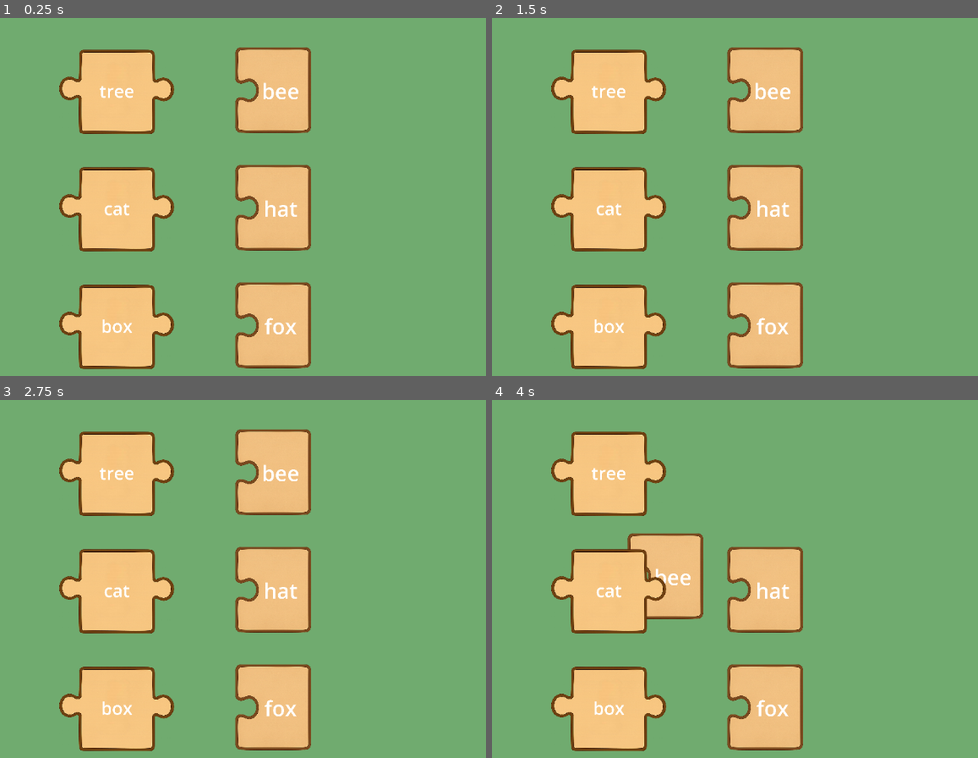
Above: before the commit, frames 1-4 (two rows, left to right).
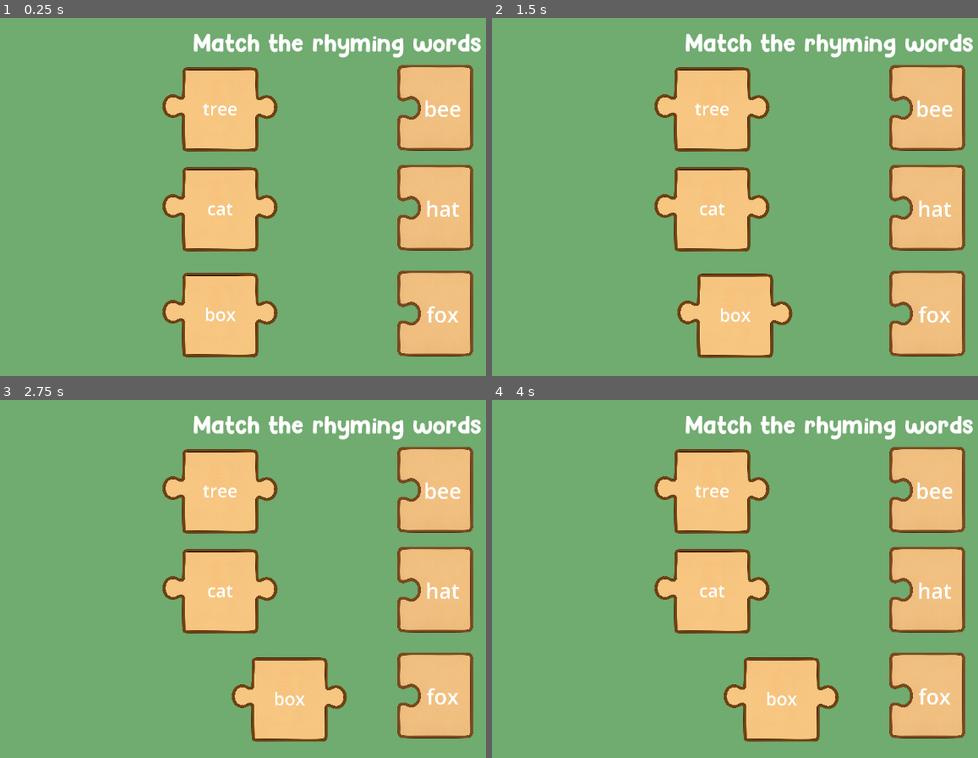
Above: after the commit, the same moments.

Repository: yvenspinto13/detective_q
Game: Godot game, scene res://scenes/RhymePuzzleScene.tscn
The game is run twice, just before and just after one commit, with the same random seed, the same clock (stepped at 60 frames per second) and the same inputs. This scene is started directly instead of the project's main scene.
Inputs (mouse positions are in pixels of both pictures, inside the frame that each line leads up to):
- Up to frame 1 (0.25 s): no input
- Up to frame 2 (1.5 s): tap Enter at 0.5 s; drag from (550, 282) to (895, 125) at 0.52 s; tap Space at 1.25 s; drag from (725, 282) to (798, 282) at 1.27 s
- Up to frame 3 (2.75 s): tap Enter at 2 s; move the mouse to (58, 428) at 2.02 s; hold Right (ui_right) from 2.03 s (still down); click (58, 428) at 2.17 s
- Up to frame 4 (4 s): release Right (ui_right) at 2.75 s; tap Space at 2.75 s; drag from (725, 428) to (628, 532) at 2.77 s; tap Enter at 3.5 s; drag from (550, 546) to (866, 589) at 3.52 s

The runs differ from the first frame. In frame 1, 43% of the frame differs, in the area x 12-99%, y 4-99%; in frame 2, 41%; in frame 3, 40%; in frame 4, 38%.

Commit message:
add fonts + alignment and backgrounds

Diff:
--- a/MainScene.tscn
+++ b/MainScene.tscn
@@ -15,6 +15,7 @@
 [ext_resource type="Texture2D" uid="uid://bskpl03rxoar" path="res://assets/objects/cat.png" id="8_3hf6u"]
 [ext_resource type="Texture2D" uid="uid://blwc8ouubvkdu" path="res://assets/objects/tree_clue.png" id="9_4mcbk"]
 [ext_resource type="PackedScene" uid="uid://b5ro8jrpm8nm6" path="res://scenes/VirtualJoystick.tscn" id="15_mctxq"]
+[ext_resource type="FontFile" uid="uid://cm8s8qyrojjmu" path="res://hey_comic/Hey Comic.otf" id="16_nm5af"]
 
 [sub_resource type="TileSetAtlasSource" id="TileSetAtlasSource_torvr"]
 texture = ExtResource("2_hbc2u")
@@ -146,3 +147,14 @@
 
 [node name="Area2D" parent="CanvasLayer" groups=["virtual_joystick"] instance=ExtResource("15_mctxq")]
 position = Vector2(126, 516)
+
+[node name="SuccessLabel" type="Label" parent="."]
+offset_left = 381.0
+offset_top = 43.0
+offset_right = 893.0
+offset_bottom = 203.0
+theme_override_colors/font_color = Color(0.52549, 0.270588, 0.109804, 1)
+theme_override_fonts/font = ExtResource("16_nm5af")
+theme_override_font_sizes/font_size = 48
+horizontal_alignment = 1
+vertical_alignment = 1
--- a/detective_character_body_2d.gd
+++ b/detective_character_body_2d.gd
@@ -1,6 +1,6 @@
 extends CharacterBody2D
 
-@export var speed: float = 100.0
+@export var speed: float = 140.0
 @export var gate_triggered: bool = false
 var virtual_joystick: Area2D
 
--- a/main.gd
+++ b/main.gd
@@ -4,6 +4,7 @@
 @onready var main_tiles = $TileMap
 @onready var puzzle_container = $PuzzleContainer
 @onready var tile_layer = $TileMap
+@onready var success_label = $SuccessLabel
 
 var puzzle_instance
 var puzzles_solved: Dictionary = {
@@ -48,7 +49,16 @@
 	puzzle_container.remove_child(puzzle_instance)
 	_set_main_level_visibility(true)
 	player.gate_triggered = false
+	mark_solved(puzzle)
+
 
 func mark_solved(key: String) -> void:
+	print("i am called")
 	if puzzles_solved.has(key):
 		puzzles_solved[key] = true
+	for value in puzzles_solved.values():
+		print("Value:", value)
+		if value == false:
+			return
+	print("printing victory")
+	success_label.text = "Hooray!! Level complete!\nYou found the cat!"
--- a/scenes/LetterHuntScene.tscn
+++ b/scenes/LetterHuntScene.tscn
@@ -1,6 +1,12 @@
-[gd_scene load_steps=2 format=3 uid="uid://cydxyqbv05xyy"]
+[gd_scene load_steps=5 format=3 uid="uid://cydxyqbv05xyy"]
 
 [ext_resource type="Script" uid="uid://1flb0mo1k87h" path="res://scenes/letter_hunt_scene.gd" id="1_djlqp"]
+[ext_resource type="FontFile" uid="uid://cm8s8qyrojjmu" path="res://hey_comic/Hey Comic.otf" id="2_5pv8t"]
+
+[sub_resource type="StyleBoxEmpty" id="StyleBoxEmpty_jtt50"]
+
+[sub_resource type="StyleBoxFlat" id="StyleBoxFlat_5pv8t"]
+bg_color = Color(0.439216, 0.670588, 0.435294, 1)
 
 [node name="LetterHunt" type="Control"]
 layout_mode = 3
@@ -11,13 +17,37 @@
 grow_vertical = 2
 script = ExtResource("1_djlqp")
 
-[node name="Label" type="Label" parent="."]
+[node name="CenterContainer" type="CenterContainer" parent="."]
+z_index = -1
 layout_mode = 0
-offset_right = 40.0
-offset_bottom = 23.0
+offset_left = 2.0
+offset_top = 87.0
+offset_right = 1151.0
+offset_bottom = 649.0
 
-[node name="GridContainer" type="GridContainer" parent="."]
-layout_mode = 0
-offset_right = 40.0
-offset_bottom = 40.0
+[node name="GridContainer" type="GridContainer" parent="CenterContainer"]
+layout_mode = 2
 columns = 4
+
+[node name="PanelContainer" type="PanelContainer" parent="."]
+offset_left = -1.0
+offset_top = 2.0
+offset_right = 1151.0
+offset_bottom = 82.0
+theme_override_styles/panel = SubResource("StyleBoxEmpty_jtt50")
+
+[node name="Label" type="Label" parent="PanelContainer"]
+layout_mode = 2
+size_flags_vertical = 1
+theme_override_fonts/font = ExtResource("2_5pv8t")
+theme_override_font_sizes/font_size = 40
+horizontal_alignment = 1
+vertical_alignment = 1
+
+[node name="Background" type="Panel" parent="."]
+z_index = -2
+z_as_relative = false
+offset_right = 1153.0
+offset_bottom = 648.0
+mouse_filter = 2
+theme_override_styles/panel = SubResource("StyleBoxFlat_5pv8t")
--- a/scenes/RhymePuzzleScene.tscn
+++ b/scenes/RhymePuzzleScene.tscn
@@ -1,9 +1,12 @@
-[gd_scene load_steps=3 format=3 uid="uid://b7n1bkhyplv16"]
+[gd_scene load_steps=5 format=3 uid="uid://b7n1bkhyplv16"]
 
 [ext_resource type="Script" uid="uid://5suw41l3vsml" path="res://scenes/rhyme_puzzle_scene.gd" id="1_4usx6"]
+[ext_resource type="FontFile" uid="uid://cm8s8qyrojjmu" path="res://hey_comic/Hey Comic.otf" id="2_qdqva"]
 
 [sub_resource type="StyleBoxFlat" id="StyleBoxFlat_4usx6"]
 bg_color = Color(0.439216, 0.670588, 0.435294, 1)
+
+[sub_resource type="StyleBoxEmpty" id="StyleBoxEmpty_qdqva"]
 
 [node name="RhymePuzzle" type="Node2D"]
 script = ExtResource("1_4usx6")
@@ -21,8 +24,21 @@
 offset_bottom = 648.0
 theme_override_styles/panel = SubResource("StyleBoxFlat_4usx6")
 
+[node name="PanelContainer" type="PanelContainer" parent="PuzzleArea"]
+layout_mode = 0
+offset_left = -1.0
+offset_top = 2.0
+offset_right = 1151.0
+offset_bottom = 82.0
+theme_override_styles/panel = SubResource("StyleBoxEmpty_qdqva")
+
+[node name="Feedback" type="Label" parent="PuzzleArea/PanelContainer"]
+layout_mode = 2
+size_flags_vertical = 1
+theme_override_fonts/font = ExtResource("2_qdqva")
+theme_override_font_sizes/font_size = 40
+text = "Match the rhyming words"
+horizontal_alignment = 1
+vertical_alignment = 1
+
 [node name="WordPairs" type="Node2D" parent="."]
-
-[node name="Feedback" type="Label" parent="."]
-offset_right = 40.0
-offset_bottom = 23.0
--- a/scenes/SoundMatchScene.tscn
+++ b/scenes/SoundMatchScene.tscn
@@ -1,8 +1,10 @@
-[gd_scene load_steps=11 format=3 uid="uid://b7xe7adlddrp4"]
+[gd_scene load_steps=14 format=3 uid="uid://b7xe7adlddrp4"]
 
 [ext_resource type="Script" uid="uid://ceo1xe6iy0pet" path="res://scenes/sound_match_control.gd" id="1_ybmvc"]
 [ext_resource type="Texture2D" uid="uid://cnn1eaxg1rcg8" path="res://assets/objects/man-detective-medium-skin-tone-svgrepo-com.svg" id="2_vkf3b"]
 [ext_resource type="Script" uid="uid://pexaj3kc1mft" path="res://magnify_glass.gd" id="3_kfj5c"]
+[ext_resource type="FontFile" uid="uid://cidj1g65p8cg2" path="res://hey_comic/Hey Comic.ttf" id="4_25kc5"]
+[ext_resource type="FontFile" uid="uid://cm8s8qyrojjmu" path="res://hey_comic/Hey Comic.otf" id="5_41oog"]
 
 [sub_resource type="GDScript" id="GDScript_8l4mk"]
 script/source = "extends Node2D
@@ -28,6 +30,8 @@
 
 [sub_resource type="StyleBoxFlat" id="StyleBoxFlat_vkf3b"]
 bg_color = Color(0.439216, 0.670588, 0.435294, 1)
+
+[sub_resource type="StyleBoxEmpty" id="StyleBoxEmpty_41oog"]
 
 [node name="SoundMatchControl" type="Control"]
 layout_mode = 3
@@ -70,6 +74,7 @@
 offset_right = 254.0
 offset_bottom = 254.0
 theme_override_colors/font_color = Color(0, 0, 0, 1)
+theme_override_fonts/font = ExtResource("4_25kc5")
 theme_override_font_sizes/font_size = 48
 horizontal_alignment = 1
 vertical_alignment = 1
@@ -91,6 +96,7 @@
 offset_right = 255.0
 offset_bottom = 258.0
 theme_override_colors/font_color = Color(0, 0, 0, 1)
+theme_override_fonts/font = ExtResource("5_41oog")
 theme_override_font_sizes/font_size = 48
 horizontal_alignment = 1
 vertical_alignment = 1
@@ -110,6 +116,7 @@
 offset_right = 255.0
 offset_bottom = 254.0
 theme_override_colors/font_color = Color(0, 0, 0, 1)
+theme_override_fonts/font = ExtResource("5_41oog")
 theme_override_font_sizes/font_size = 48
 horizontal_alignment = 1
 vertical_alignment = 1
@@ -129,6 +136,7 @@
 offset_right = 254.0
 offset_bottom = 255.0
 theme_override_colors/font_color = Color(0, 0, 0, 1)
+theme_override_fonts/font = ExtResource("5_41oog")
 theme_override_font_sizes/font_size = 48
 horizontal_alignment = 1
 vertical_alignment = 1
@@ -140,4 +148,21 @@
 layout_mode = 0
 offset_right = 1153.0
 offset_bottom = 648.0
+mouse_filter = 2
 theme_override_styles/panel = SubResource("StyleBoxFlat_vkf3b")
+
+[node name="PanelContainer" type="PanelContainer" parent="."]
+layout_mode = 0
+offset_left = 258.0
+offset_right = 894.0
+offset_bottom = 80.0
+theme_override_styles/panel = SubResource("StyleBoxEmpty_41oog")
+
+[node name="Label" type="Label" parent="PanelContainer"]
+layout_mode = 2
+size_flags_vertical = 1
+theme_override_fonts/font = ExtResource("5_41oog")
+theme_override_font_sizes/font_size = 40
+text = "Match the sound!"
+horizontal_alignment = 1
+vertical_alignment = 1
--- a/scenes/letter_hunt_scene.gd
+++ b/scenes/letter_hunt_scene.gd
@@ -15,8 +15,8 @@
 @export var collect_anim_time: float = 0.25
 
 # --- nodes ---
-@onready var grid: GridContainer = $GridContainer
-@onready var target_label: Label = $Label
+@onready var grid: GridContainer = $CenterContainer/GridContainer
+@onready var target_label: Label = $PanelContainer/Label
 
 # internal state
 var _target_letters: Array[String] = []
@@ -25,6 +25,7 @@
 var _tile_buttons: Array[Button] = []
 var _expected_counts: Dictionary = {}   # expected occurrences per target letter (from generated pool)
 var _collected_counts: Dictionary = {}  # counts collected so far per target letter
+var custom_font = preload("res://hey_comic/Hey Comic.ttf")
 
 func _ready() -> void:
 	randomize()
@@ -106,7 +107,12 @@
 	var btn := Button.new()
 	btn.focus_mode = Control.FOCUS_NONE
 	btn.text = str(letter)
-	btn.add_theme_font_size_override("font_size", 24)
+	btn.add_theme_font_size_override("font_size", 32)
+	btn.add_theme_font_override("font", custom_font)
+	btn.add_theme_color_override("font_color", Color.BLACK)
+	var style_box: StyleBoxFlat = StyleBoxFlat.new()
+	style_box.bg_color = "#f8cb80"
+	btn.add_theme_stylebox_override("normal", style_box)
 	#btn.expand = true
 	btn.size_flags_horizontal = Control.SIZE_EXPAND_FILL
 	btn.size_flags_vertical = Control.SIZE_EXPAND_FILL
@@ -116,6 +122,7 @@
 	return btn
 
 func _on_tile_pressed(btn: Button) -> void:
+	print("==pressed")
 	var letter = str(btn.get_meta("letter")).to_lower()
 	if letter in _target_letters:
 		_handle_correct_tile(btn, letter)
--- a/scenes/rhyme_puzzle_scene.gd
+++ b/scenes/rhyme_puzzle_scene.gd
@@ -10,29 +10,30 @@
 
 var matched_pairs = 0
 
-@onready var feedback_label = $Feedback
+@onready var feedback_label = $PuzzleArea/PanelContainer/Feedback
 @onready var word_pairs_container = $WordPairs
 
 func _ready():
 	spawn_pairs()
 
 func spawn_pairs():
-	var y_offset = 50
+	var y_offset = 120
 	var i = 0
-	var y_offsets_left = [50, 250, 450]
-	var y_offsets_right = [50, 250, 450]
+	var x_offset = get_viewport_rect().size.x/2
+	var y_offsets_left = [80, 250, 430]
+	var y_offsets_right = [80, 250, 430]
 	y_offsets_left.shuffle()
 	y_offsets_right.shuffle()
 	print("offsets", y_offsets_left, y_offsets_right)
 	for p in pairs:
 		# Left piece (male side)
 		var left_piece = create_piece(p.word, p.rhyme, true)
-		left_piece.position = Vector2(100, y_offsets_left[i])
+		left_piece.position = Vector2(x_offset - 300, y_offsets_left[i])
 		word_pairs_container.add_child(left_piece)
 
 		# Right piece (female side)
 		var right_piece = create_piece(p.rhyme, p.word, false)
-		right_piece.position = Vector2(400, y_offsets_right[i])
+		right_piece.position = Vector2(x_offset+100, y_offsets_right[i])
 		word_pairs_container.add_child(right_piece)
 
 		y_offset += 200
--- a/scenes/virtual_joystick.gd
+++ b/scenes/virtual_joystick.gd
@@ -31,7 +31,7 @@
 	if is_dragging:
 		var touch_pos = get_global_mouse_position()
 		var offset = touch_pos - base.global_position
-		print("joystick: drag", offset)
+		#print("joystick: drag", offset)
 
 		# Clamp the knob's position within the maximum distance
 		knob.position = offset.limit_length(max_distance)
Not shown: 1 places in MainScene.tscn that only renumber resources
Binary file added: hey_comic/Hey Comic.jpg
Not shown, added: hey_comic/Hey Comic.jpg.import
Binary file added: hey_comic/Hey Comic.otf
Not shown, added: hey_comic/Hey Comic.otf.import
Binary file added: hey_comic/Hey Comic.ttf
Not shown, added: hey_comic/Hey Comic.ttf.import
Not shown, added: hey_comic/More Info.txt
Not shown, added: hey_comic/Read me please.pdf
